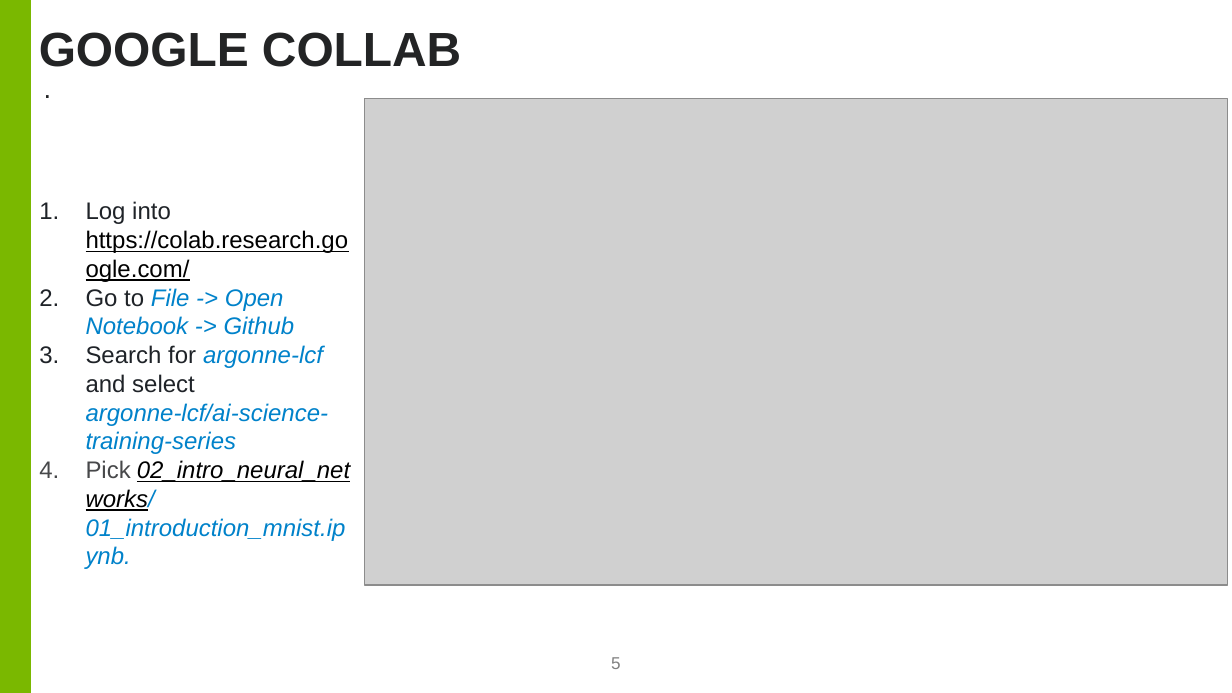
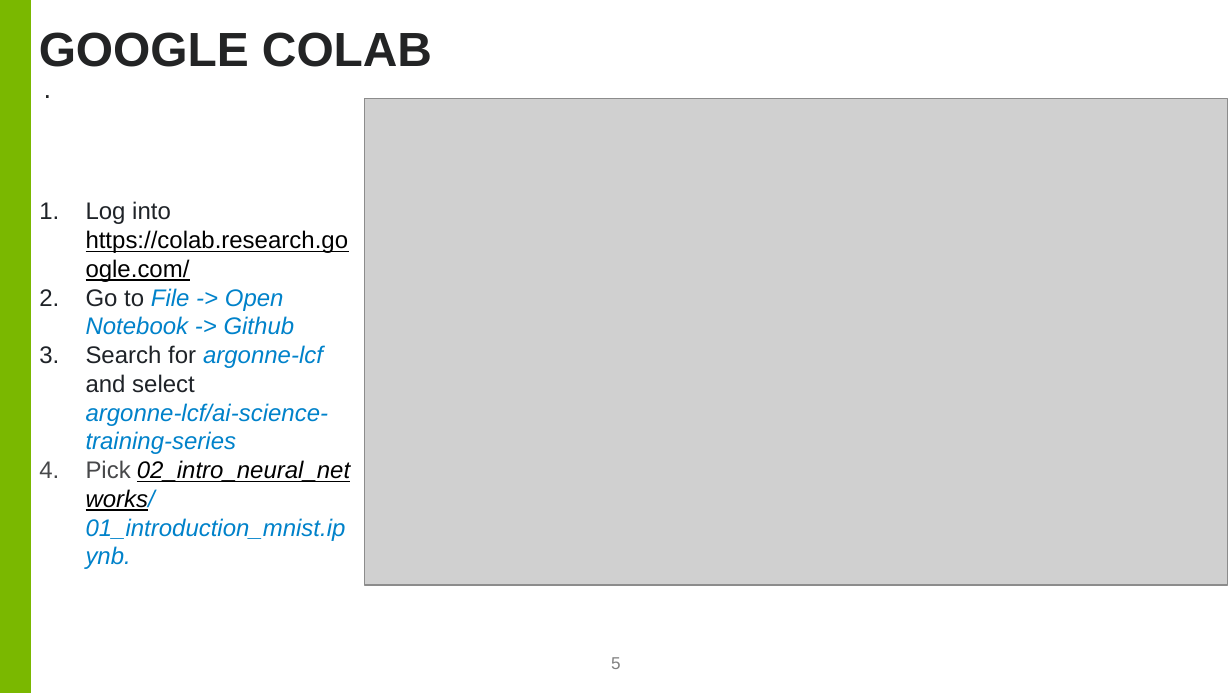
Before and after one commit to argonne-lcf/ai-science-training-series, a slide deck: slide 5 of 02_intro_neural_networks/Intro_to_neural_networks.pptx. Drawn at 1232x693 pixels with LibreOffice and Linux fonts; fonts in the diff are those of the drawing; grey boxes stand for pictures; background and template pictures are left out. Boxes give left, top, right and bottom in pixels: in the first picture for what was removed or moved away, otherwise in the second. Text is boxed around its words. In the diff, an @@ line names an element or a change of style, - is before the commit and + after.

Commit message:
Updated ppt

```diff
--- a/02_intro_neural_networks/Intro_to_neural_networks.pptx
+++ b/02_intro_neural_networks/Intro_to_neural_networks.pptx
@@ title at [39, 32, 432, 67]: text changed @@
-GOOGLE COLLAB
+GOOGLE COLAB
```
Also in this commit, not shown: 2 other files.
